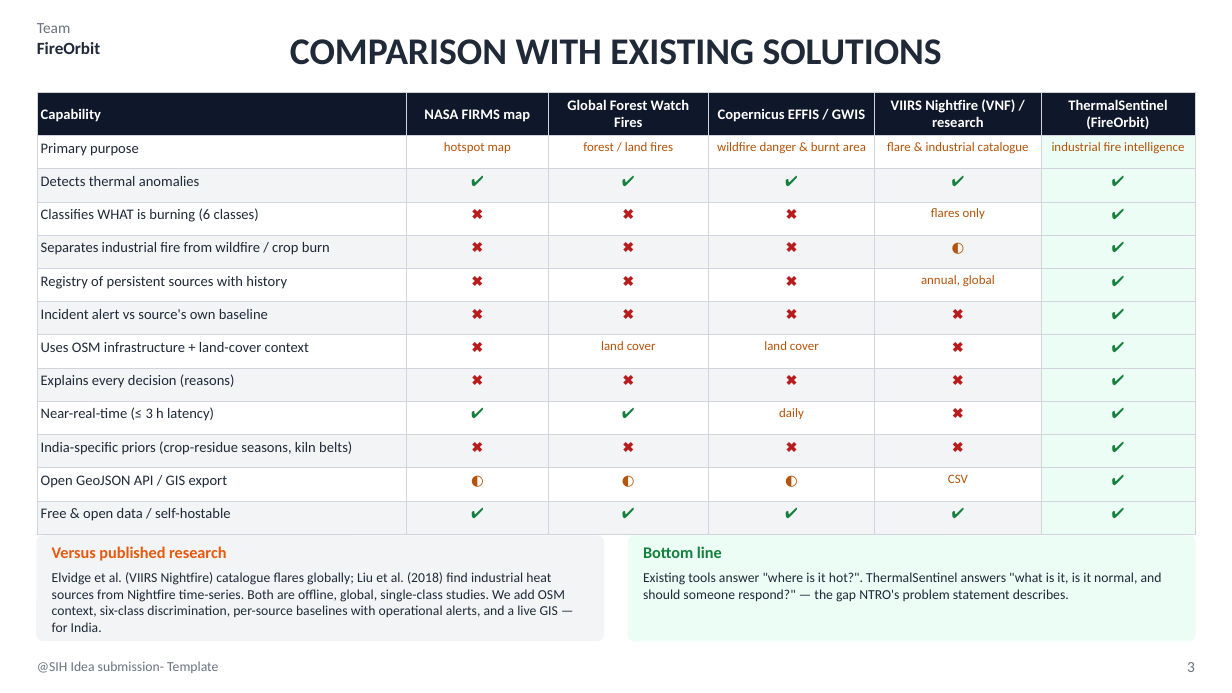
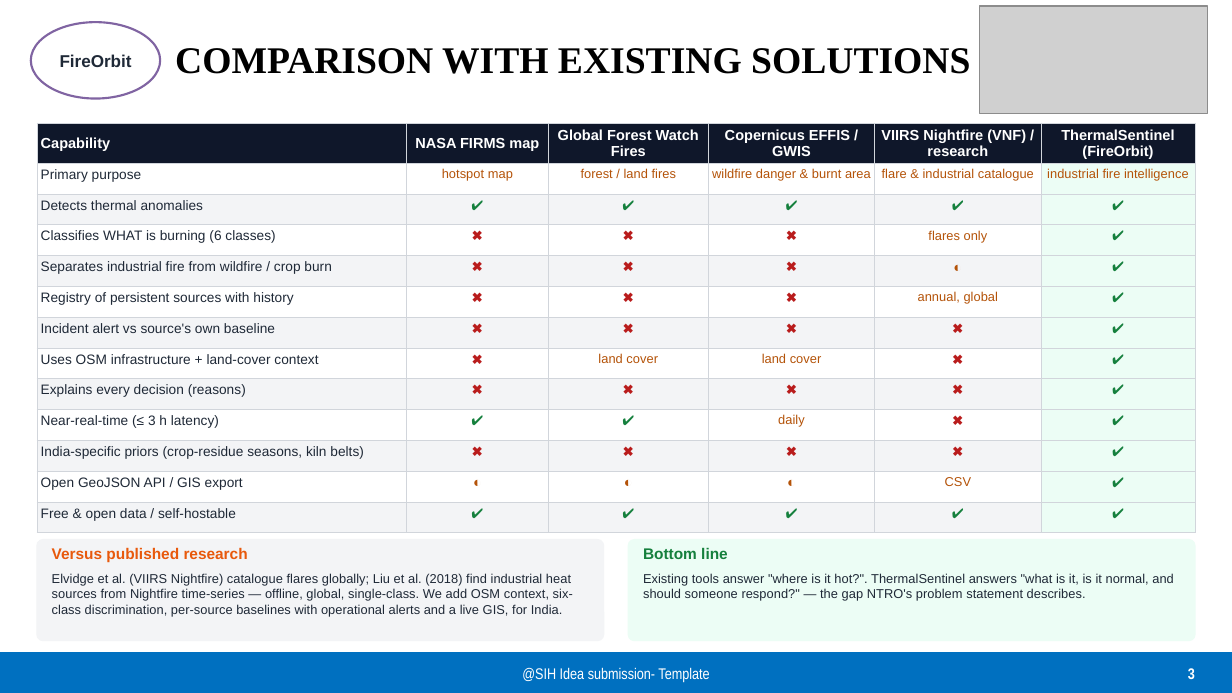
Before and after one commit to rahulskandagal/thermal-sentinel, a slide deck: slide 3 of docs/SIH26162_ThermalSentinel_Idea_extended.pptx. Drawn at 1232x693 pixels with LibreOffice and Linux fonts; fonts in the diff are those of the drawing; grey boxes stand for pictures. Boxes give left, top, right and bottom in pixels: in the first picture for what was removed or moved away, otherwise in the second. Text is boxed around its words. In the diff, an @@ line names an element or a change of style, - is before the commit and + after.

```diff
--- a/docs/SIH26162_ThermalSentinel_Idea_extended.pptx
+++ b/docs/SIH26162_ThermalSentinel_Idea_extended.pptx
@@ text "FireOrbit" at bbox=[60, 54, 132, 67]: vertical alignment top to middle @@
@@ ellipse added at bbox=[31, 22, 160, 99], fill #FFFFFF, outline #8064A2 1.25 pt @@
@@ text "COMPARISON WITH EXISTING SOLUTIONS": place and size @@
-text "COMPARISON WITH EXISTING SOLUTIONS" at bbox=[290, 39, 942, 65]
+text "COMPARISON WITH EXISTING SOLUTIONS" at bbox=[175, 48, 970, 74]
@@ text "COMPARISON WITH EXISTING SOLUTIONS" at bbox=[175, 48, 970, 74]: font Calibri to Times New Roman, text colour #1F2937 to #000000 @@
@@ picture added at bbox=[979, 6, 1207, 113] @@
@@ text at bbox=[60, 54, 132, 67]: text changed; font Calibri to Arial @@
-Team
-FireOrbit
+FireOrbit
@@ table at bbox=[37, 123, 1195, 525] @@
@@ font Calibri to Arial @@
@@ size 8.5 to 8 pt in "Primary purpose", "Detects thermal anomalies", "✔", "✔" and 53 more places @@
@@ table: place and size @@
-table at bbox=[37, 92, 1195, 525]
+table at bbox=[37, 123, 1195, 525]
@@ rounded rectangle: place and size @@
-rounded rectangle at bbox=[37, 536, 604, 641]
+rounded rectangle at bbox=[37, 540, 604, 641]
@@ rounded rectangle at bbox=[37, 540, 604, 641]: proportions changed @@
@@ text "Versus published research" at bbox=[52, 547, 248, 563]: size 9.5 to 9 pt, font Calibri to Arial @@
@@ rounded rectangle at bbox=[628, 540, 1195, 641]: proportions changed @@
@@ rounded rectangle: place and size @@
-rounded rectangle at bbox=[628, 536, 1195, 641]
+rounded rectangle at bbox=[628, 540, 1195, 641]
@@ text "Bottom line" at bbox=[643, 547, 728, 559]: size 9.5 to 9 pt, font Calibri to Arial @@
@@ text at bbox=[52, 573, 573, 616]: text changed; size 8 to 7.5 pt; font Calibri to Arial @@
-Elvidge et al. (VIIRS Nightfire) catalogue flares globally; Liu et al. (2018) find industrial heat sources from Nightfire time-series. Both are offline, global, single-class studies. We add OSM context, six-class discrimination, per-source baselines with operational alerts, and a live GIS — for India.
+Elvidge et al. (VIIRS Nightfire) catalogue flares globally; Liu et al. (2018) find industrial heat sources from Nightfire time-series — offline, global, single-class. We add OSM context, six-class discrimination, per-source baselines with operational alerts and a live GIS, for India.
@@ text "Existing tools answer "where is ..." at bbox=[643, 573, 1174, 601]: size 8 to 7.5 pt, font Calibri to Arial @@
@@ text "@SIH Idea submission- Template": place and size @@
-text "@SIH Idea submission- Template" at bbox=[37, 661, 218, 673]
+text "@SIH Idea submission- Template" at bbox=[522, 667, 709, 682]
@@ text "@SIH Idea submission- Template" at bbox=[522, 667, 709, 682]: size 8 to 9 pt, font Calibri to Arial Narrow, text colour #6B7280 to #FFFFFF; alignment left to centre @@
@@ rectangle added at bbox=[0, 653, 1232, 693], fill #0070C0, outline #0070C0 1 pt @@
@@ text "3" at bbox=[1188, 668, 1195, 679]: font Calibri to Arial Narrow, text colour #6B7280 to #FFFFFF, bold on @@
```
Also in this commit, not shown: 8 other slides changed, 11 other files.
